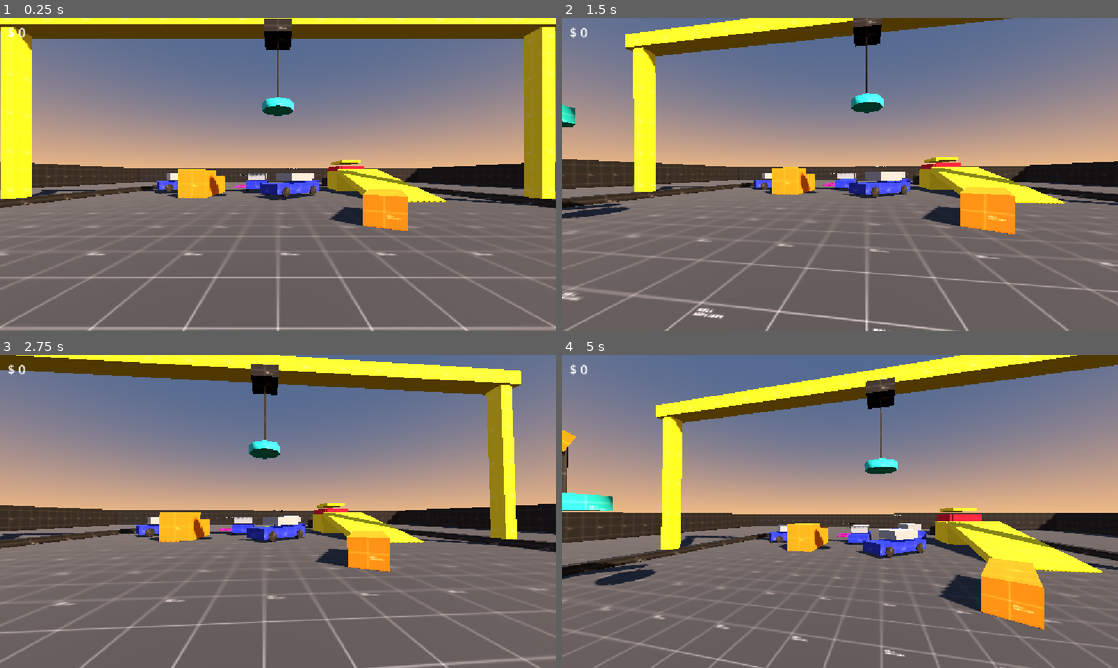
Above: before the commit, frames 1-4 (two rows, left to right).
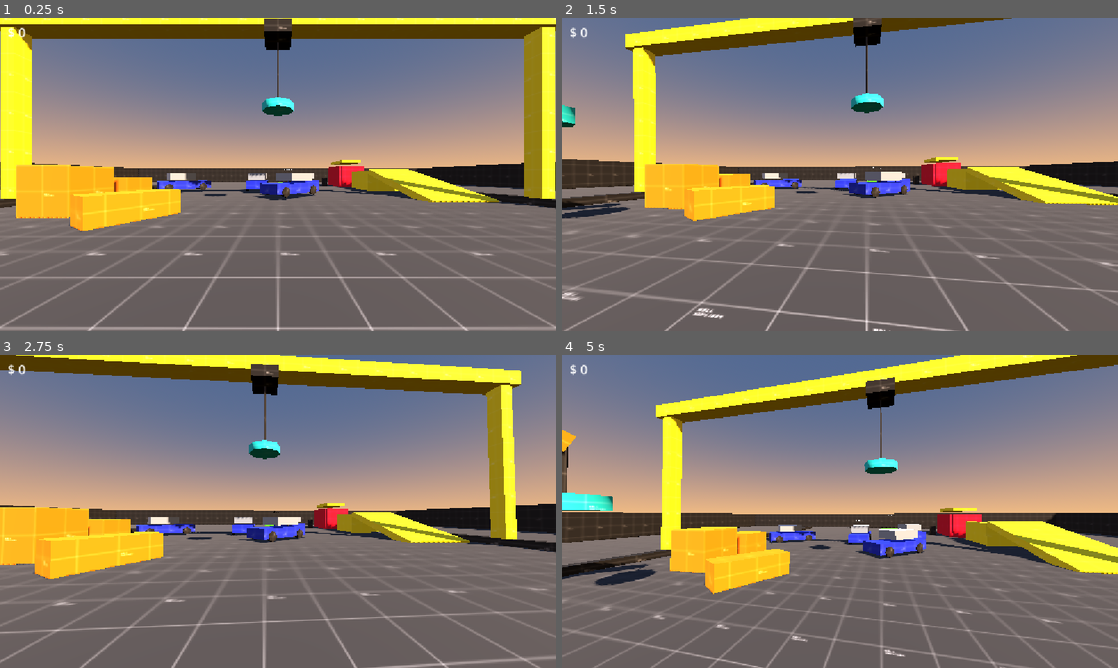
Above: after the commit, the same moments.

Repository: linkinmjs/patio-iman
Game: Godot game, scene res://scenes/patio.tscn
The game is run twice, just before and just after one commit, with the same random seed, the same clock (stepped at 60 frames per second) and the same inputs.
Inputs (mouse positions are in pixels of both pictures, inside the frame that each line leads up to):
- Up to frame 1 (0.25 s): no input
- Up to frame 2 (1.5 s): move the mouse to (867, 174) at 0.52 s; hold C (crouch) 0.53-1.28 s; hold E (crane_up) from 0.53 s (still down); tap Space (jump) at 0.77 s; move the mouse to (812, 174) at 1.27 s; click (812, 174) at 1.35 s
- Up to frame 3 (2.75 s): keep holding E (crane_up); tap Space (jump) at 1.52 s; move the mouse to (289, 505) at 2.02 s; hold Right mouse button (precision) from 2.03 s (still down)
- Up to frame 4 (5 s): keep holding E (crane_up); tap Enter at 2.75 s; move the mouse to (834, 517) at 2.77 s; release Right mouse button (precision) at 2.78 s; tap Shift (sprint) at 2.85 s; tap Space (jump) at 3.02, 3.77, 4.52 s; move the mouse to (878, 514) at 3.52 s; hold C (crouch) 3.53-4.28 s; move the mouse to (795, 508) at 4.27 s; click (795, 508) at 4.35 s

The runs differ from the first frame. In frame 1, 8.3% of the frame differs, in the area x 2-90%, y 46-68%; in frame 2, 7.6%; in frame 3, 8.3%; in frame 4, 9.9%, in the area x 19-100%, y 51-88%.

Commit message:
Reacomodo del patio: despejar el corredor de la grua movil
Bloques y plataforma corridos a los laterales; zona de carga y pozo
mas al sur, contra la pared norte del patio.

Co-Authored-By: Claude Fable 5 <noreply@anthropic.com>

Diff:
--- a/scenes/patio.tscn
+++ b/scenes/patio.tscn
@@ -1,17 +1,17 @@
-[gd_scene load_steps=16 format=3]
+[gd_scene format=3 uid="uid://cbjykd5i0kywm"]
 
 [ext_resource type="PackedScene" path="res://scenes/player.tscn" id="1_playr"]
 [ext_resource type="PackedScene" path="res://scenes/crane.tscn" id="2_grua"]
-[ext_resource type="PackedScene" path="res://scenes/tractor_crane.tscn" id="3_gruam"]
+[ext_resource type="PackedScene" uid="uid://cljxmwbfpgeym" path="res://scenes/tractor_crane.tscn" id="3_gruam"]
 [ext_resource type="PackedScene" path="res://scenes/car.tscn" id="4_auto"]
 [ext_resource type="PackedScene" path="res://scenes/press.tscn" id="5_prensa"]
-[ext_resource type="PackedScene" path="res://scenes/load_zone.tscn" id="10_zona"]
-[ext_resource type="PackedScene" path="res://scenes/pit.tscn" id="11_pozo"]
-[ext_resource type="Script" path="res://scripts/money_hud.gd" id="12_mhud"]
 [ext_resource type="Material" path="res://assets/materials/greybox_grey_grid.tres" id="6_mgrey"]
 [ext_resource type="Material" path="res://assets/materials/greybox_dark_grid.tres" id="7_mdark"]
 [ext_resource type="Material" path="res://assets/materials/greybox_orange_grid.tres" id="8_morange"]
 [ext_resource type="Material" path="res://assets/materials/greybox_yellow_grid.tres" id="9_myellow"]
+[ext_resource type="PackedScene" path="res://scenes/load_zone.tscn" id="10_zona"]
+[ext_resource type="PackedScene" path="res://scenes/pit.tscn" id="11_pozo"]
+[ext_resource type="Script" uid="uid://uh2v1bbdm20q" path="res://scripts/money_hud.gd" id="12_mhud"]
 
 [sub_resource type="ProceduralSkyMaterial" id="sky_mat"]
 sky_top_color = Color(0.25, 0.32, 0.45, 1)
@@ -28,109 +28,109 @@
 ambient_light_source = 3
 tonemap_mode = 2
 
-[node name="Patio" type="Node3D"]
+[node name="Patio" type="Node3D" unique_id=1962568542]
 
-[node name="WorldEnvironment" type="WorldEnvironment" parent="."]
+[node name="WorldEnvironment" type="WorldEnvironment" parent="." unique_id=1918634033]
 environment = SubResource("env")
 
-[node name="Sol" type="DirectionalLight3D" parent="."]
+[node name="Sol" type="DirectionalLight3D" parent="." unique_id=557042624]
 transform = Transform3D(0.7071, -0.4056, 0.5793, 0, 0.8192, 0.5736, -0.7071, -0.4056, 0.5793, 0, 12, 0)
 light_color = Color(1, 0.85, 0.7, 1)
 light_energy = 1.3
 shadow_enabled = true
 
-[node name="Piso" type="CSGBox3D" parent="."]
+[node name="Piso" type="CSGBox3D" parent="." unique_id=860596569]
 transform = Transform3D(1, 0, 0, 0, 1, 0, 0, 0, 1, 0, -0.25, 0)
 use_collision = true
 size = Vector3(60, 0.5, 60)
 material = ExtResource("6_mgrey")
 
-[node name="ParedNorte" type="CSGBox3D" parent="."]
+[node name="ParedNorte" type="CSGBox3D" parent="." unique_id=402844687]
 transform = Transform3D(1, 0, 0, 0, 1, 0, 0, 0, 1, 0, 1.5, -30)
 use_collision = true
 size = Vector3(60, 3, 0.5)
 material = ExtResource("7_mdark")
 
-[node name="ParedSur" type="CSGBox3D" parent="."]
+[node name="ParedSur" type="CSGBox3D" parent="." unique_id=2115468777]
 transform = Transform3D(1, 0, 0, 0, 1, 0, 0, 0, 1, 0, 1.5, 30)
 use_collision = true
 size = Vector3(60, 3, 0.5)
 material = ExtResource("7_mdark")
 
-[node name="ParedEste" type="CSGBox3D" parent="."]
+[node name="ParedEste" type="CSGBox3D" parent="." unique_id=508172360]
 transform = Transform3D(1, 0, 0, 0, 1, 0, 0, 0, 1, 30, 1.5, 0)
 use_collision = true
 size = Vector3(0.5, 3, 60)
 material = ExtResource("7_mdark")
 
-[node name="ParedOeste" type="CSGBox3D" parent="."]
+[node name="ParedOeste" type="CSGBox3D" parent="." unique_id=1929139907]
 transform = Transform3D(1, 0, 0, 0, 1, 0, 0, 0, 1, -30, 1.5, 0)
 use_collision = true
 size = Vector3(0.5, 3, 60)
 material = ExtResource("7_mdark")
 
-[node name="Bloque1" type="CSGBox3D" parent="."]
-transform = Transform3D(1, 0, 0, 0, 1, 0, 0, 0, 1, -6, 1, -4)
+[node name="Bloque1" type="CSGBox3D" parent="." unique_id=1088872356]
+transform = Transform3D(1, 0, 0, 0, 1, 0, 0, 0, 1, -9.032506, 1, 1.8487339)
 use_collision = true
 size = Vector3(2, 2, 2)
 material = ExtResource("8_morange")
 
-[node name="Bloque2" type="CSGBox3D" parent="."]
-transform = Transform3D(1, 0, 0, 0, 1, 0, 0, 0, 1, -6, 0.75, -6.5)
+[node name="Bloque2" type="CSGBox3D" parent="." unique_id=618519260]
+transform = Transform3D(1, 0, 0, 0, 1, 0, 0, 0, 1, -9.210282, 0.75, -1.1609344)
 use_collision = true
 size = Vector3(2, 1.5, 2)
 material = ExtResource("8_morange")
 
-[node name="Bloque3" type="CSGBox3D" parent="."]
-transform = Transform3D(0.866025, 0, -0.5, 0, 1, 0, 0.5, 0, 0.866025, 4, 0.5, 3)
+[node name="Bloque3" type="CSGBox3D" parent="." unique_id=609838719]
+transform = Transform3D(0.866025, 0, -0.5, 0, 1, 0, 0.5, 0, 0.866025, -5.4257917, 0.5, 3)
 use_collision = true
 size = Vector3(1.2, 1, 3)
 material = ExtResource("8_morange")
 
-[node name="Plataforma" type="CSGBox3D" parent="."]
-transform = Transform3D(1, 0, 0, 0, 1, 0, 0, 0, 1, 8, 1, -11)
+[node name="Plataforma" type="CSGBox3D" parent="." unique_id=156607067]
+transform = Transform3D(1, 0, 0, 0, 1, 0, 0, 0, 1, 11.149403, 1, -11)
 use_collision = true
 size = Vector3(4, 2, 4)
 material = ExtResource("9_myellow")
 
-[node name="Rampa" type="CSGBox3D" parent="."]
-transform = Transform3D(1, 0, 0, 0, 0.9659, -0.2588, 0, 0.2588, 0.9659, 8, 0.9, -5)
+[node name="Rampa" type="CSGBox3D" parent="." unique_id=880622673]
+transform = Transform3D(1, 0, 0, 0, 0.9659, -0.2588, 0, 0.2588, 0.9659, 11.149403, 0.9, -5)
 use_collision = true
 size = Vector3(4, 0.5, 8)
 material = ExtResource("9_myellow")
 
-[node name="Player" parent="." instance=ExtResource("1_playr")]
+[node name="Player" parent="." unique_id=1980567048 instance=ExtResource("1_playr")]
 transform = Transform3D(1, 0, 0, 0, 1, 0, 0, 0, 1, 0, 0.1, 10)
 
-[node name="Grua" parent="." instance=ExtResource("2_grua")]
+[node name="Grua" parent="." unique_id=1373574712 instance=ExtResource("2_grua")]
 
-[node name="GruaMovil" parent="." instance=ExtResource("3_gruam")]
+[node name="GruaMovil" parent="." unique_id=1479832793 instance=ExtResource("3_gruam")]
 transform = Transform3D(1, 0, 0, 0, 1, 0, 0, 0, 1, -8, 0.05, 14)
 
-[node name="Auto1" parent="." instance=ExtResource("4_auto")]
+[node name="Auto1" parent="." unique_id=2058494623 instance=ExtResource("4_auto")]
 transform = Transform3D(1, 0, 0, 0, 1, 0, 0, 0, 1, -2, 0.4, -9)
 
-[node name="Auto2" parent="." instance=ExtResource("4_auto")]
+[node name="Auto2" parent="." unique_id=84709133 instance=ExtResource("4_auto")]
 transform = Transform3D(0.921061, 0, 0.389418, 0, 1, 0, -0.389418, 0, 0.921061, 3, 0.4, -13)
 
-[node name="Auto3" parent="." instance=ExtResource("4_auto")]
+[node name="Auto3" parent="." unique_id=1309541836 instance=ExtResource("4_auto")]
 transform = Transform3D(0.62161, 0, -0.783327, 0, 1, 0, 0.783327, 0, 0.62161, -9, 0.4, -8)
 
-[node name="Auto4" parent="." instance=ExtResource("4_auto")]
+[node name="Auto4" parent="." unique_id=2069344633 instance=ExtResource("4_auto")]
 transform = Transform3D(-0.666276, 0, 0.745705, 0, 1, 0, -0.745705, 0, -0.666276, 1, 0.4, -4)
 
-[node name="Prensa" parent="." instance=ExtResource("5_prensa")]
+[node name="Prensa" parent="." unique_id=59074613 instance=ExtResource("5_prensa")]
 transform = Transform3D(1, 0, 0, 0, 1, 0, 0, 0, 1, 10, 0, -18)
 
-[node name="ZonaCarga" parent="." instance=ExtResource("10_zona")]
-transform = Transform3D(1, 0, 0, 0, 1, 0, 0, 0, 1, 2, 0, -18)
+[node name="ZonaCarga" parent="." unique_id=2116424423 instance=ExtResource("10_zona")]
+transform = Transform3D(1, 0, 0, 0, 1, 0, 0, 0, 1, 2, 0, -26.311806)
 
-[node name="Pozo" parent="." instance=ExtResource("11_pozo")]
-transform = Transform3D(1, 0, 0, 0, 1, 0, 0, 0, 1, -4, 0, -14)
+[node name="Pozo" parent="." unique_id=1095669239 instance=ExtResource("11_pozo")]
+transform = Transform3D(1, 0, 0, 0, 1, 0, 0, 0, 1, -4, 0, -26.74949)
 
-[node name="HUD" type="CanvasLayer" parent="."]
+[node name="HUD" type="CanvasLayer" parent="." unique_id=716216466]
 
-[node name="Dinero" type="Label" parent="HUD"]
+[node name="Dinero" type="Label" parent="HUD" unique_id=860428564]
 offset_left = 16.0
 offset_top = 12.0
 offset_right = 240.0
